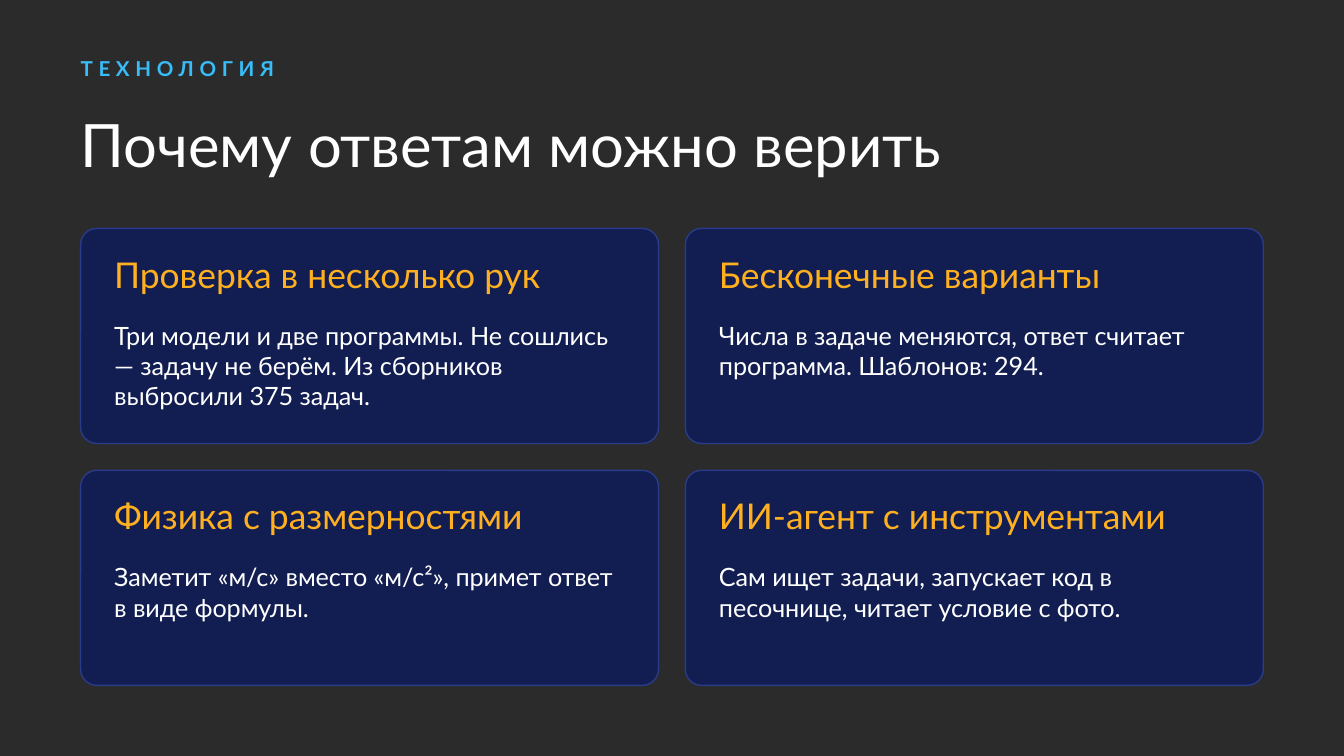
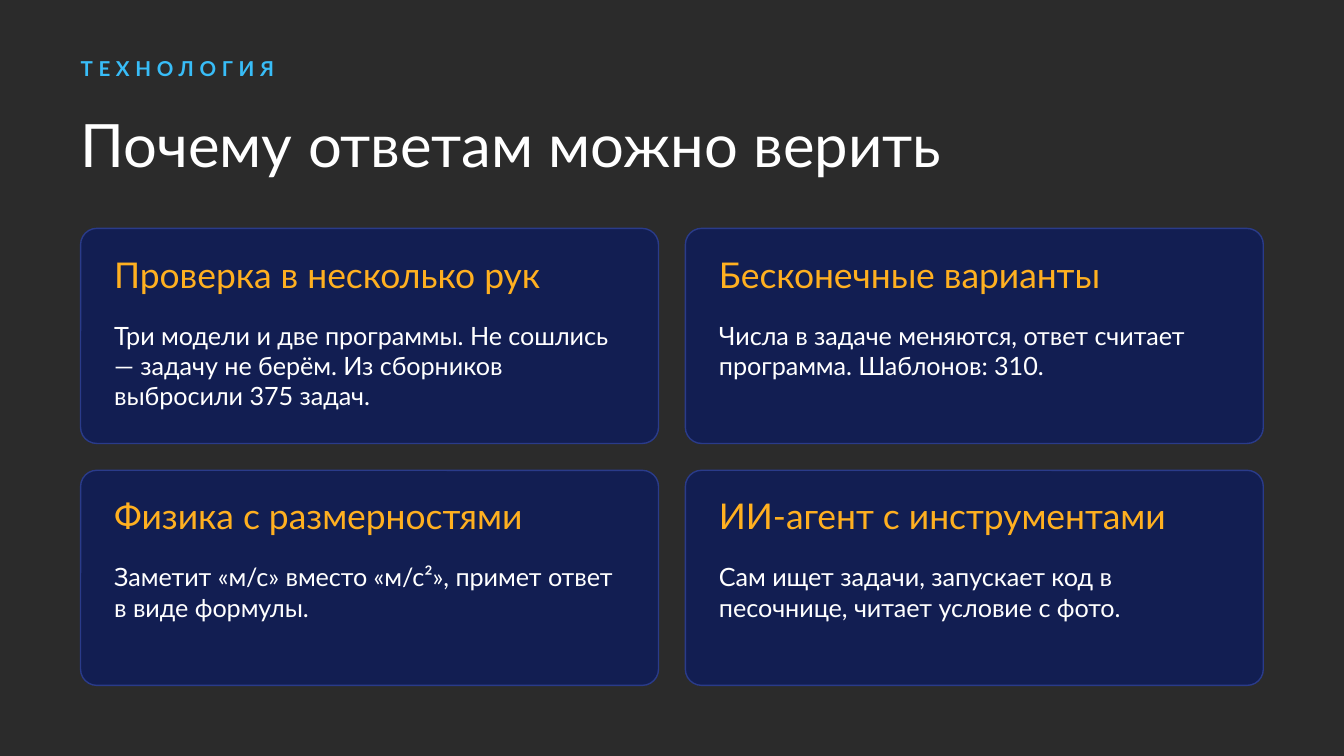
Before and after one commit to nagayevarsen/olymp-trainer, a slide deck: slide 8 of docs/handoff/olymp-trainer.pptx. Drawn at 1344x756 pixels with LibreOffice and Linux fonts; fonts in the diff are those of the drawing; background and template pictures are left out; a plain dark background stands for a picture behind light text. Boxes give left, top, right and bottom in pixels: in the first picture for what was removed or moved away, otherwise in the second. Text is boxed around its words. In the diff, an @@ line names an element or a change of style, - is before the commit and + after.

Commit message:
Презентация: vs, слайд для образовательных центров, задача 7 класса, ответ на загадку в финале; 25 новых шаблонов по олимпиадам

```diff
--- a/docs/handoff/olymp-trainer.pptx
+++ b/docs/handoff/olymp-trainer.pptx
@@ text at (719, 327, 1185, 379): text changed @@
-Числа в задаче меняются, ответ считает программа. Шаблонов: 294.
+Числа в задаче меняются, ответ считает программа. Шаблонов: 310.
```
Also in this commit, not shown: 3 other slides changed, 2 slides added, 1 slide removed, 25 other files.
